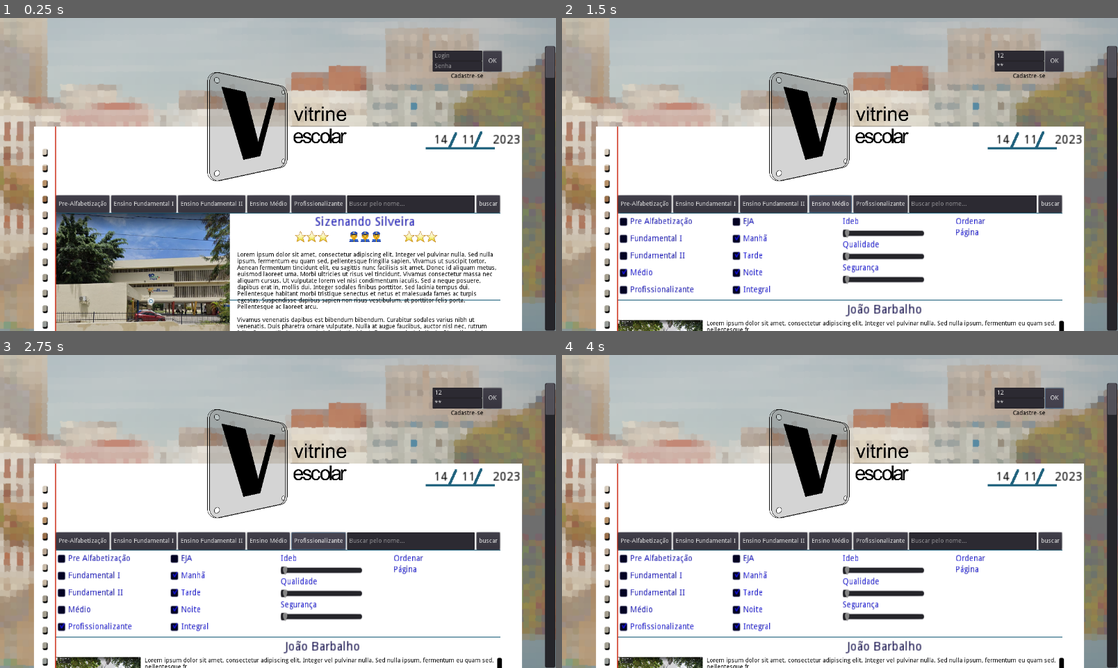
Above: before the commit, frames 1-4 (two rows, left to right).
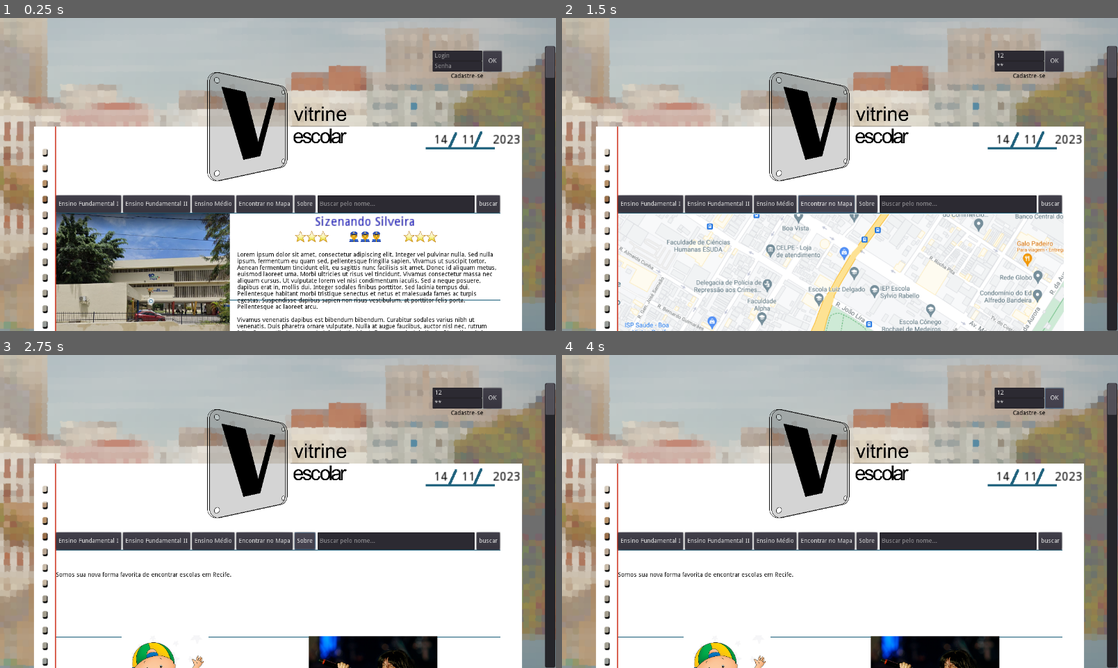
Above: after the commit, the same moments.

Repository: CaioGiovanni/MinhaEscola
Game: Godot game, scene res://Main.tscn
Same seed, same stepped clock (60 frames per second), same inputs: the game is played once before the commit and once after it.
Inputs (mouse positions are in pixels of both pictures, inside the frame that each line leads up to):
- Up to frame 1 (0.25 s): no input
- Up to frame 2 (1.5 s): click (1017, 55) at 0.52 s; type "12" at 0.6 s; click (1017, 64) at 0.75 s; type "12" at 0.83 s; click (828, 202) at 1.25 s, where only the run after the commit has a clickable "Encontrar no Mapa"
- Up to frame 3 (2.75 s): click (305, 539) at 2 s, where only the run after the commit has a clickable "Sobre"
- Up to frame 4 (4 s): click "OK" at 2.75 s; click "OK" at 3.5 s

The runs differ from the first frame. In frame 1, 0.7% of the frame differs, in the area x 10-73%, y 56-63%; in frame 2, 11%, in the area x 10-91%, y 56-100%; in frame 3, 7.2%; in frame 4, 7.0%.

Commit message:
Telas sobre e mapa

Diff:
--- a/Prototipo/Vitrine Escolar/Dados.gd
+++ b/Prototipo/Vitrine Escolar/Dados.gd
@@ -41,6 +41,8 @@
 	seccoes["Quarry"] = $Vitrine/Quarry
 	seccoes["School"] = $Vitrine/School
 	seccoes["Sing Up"] = $Vitrine/SingUp
+	seccoes["About"] = $Vitrine/About
+	seccoes["Map"] = $Vitrine/Map
 	print(seccoes["Home"])
 
 	## O histórico de navegação é atualizado
@@ -268,3 +270,13 @@
 func _on_Cadastro_pressed():
 	self.paginas.append("Sing Up")
 	pagina()
+
+
+func _on_Mapa_pressed():
+	self.paginas.append("Map")
+	pagina()
+
+
+func _on_Sobre_pressed():
+	self.paginas.append("About")
+	pagina()
--- a/Prototipo/Vitrine Escolar/Main.tscn
+++ b/Prototipo/Vitrine Escolar/Main.tscn
@@ -14,6 +14,12 @@
 [ext_resource path="res://Fotos/Ana Rosa/2.jpg" type="Texture" id=12]
 [ext_resource path="res://Fotos/Ana Rosa/6.jpg" type="Texture" id=13]
 [ext_resource path="res://Fotos/Ana Rosa/3.jpg" type="Texture" id=14]
+[ext_resource path="res://Mapa.png" type="Texture" id=15]
+[ext_resource path="res://Time/Caire.jpg" type="Texture" id=16]
+[ext_resource path="res://Time/Edvaldo.jpg" type="Texture" id=17]
+[ext_resource path="res://Time/Elvison.jpg" type="Texture" id=18]
+[ext_resource path="res://Time/Marcos.jpg" type="Texture" id=19]
+[ext_resource path="res://Time/Caio.jpg" type="Texture" id=20]
 
 [sub_resource type="Theme" id=1]
 
@@ -159,7 +165,7 @@
 }
 
 [node name="nome" type="LineEdit" parent="Vitrine/Busca"]
-margin_left = 670.0
+margin_left = 602.0
 margin_right = 964.0
 margin_bottom = 40.0
 placeholder_text = "Buscar pelo nome..."
@@ -184,33 +190,46 @@
 }
 
 [node name="alfa" type="Button" parent="Vitrine/Busca/HBoxContainer"]
+visible = false
 margin_right = 123.0
 margin_bottom = 40.0
 text = "Pre-Alfabetização"
 
 [node name="fun" type="Button" parent="Vitrine/Busca/HBoxContainer"]
-margin_left = 127.0
-margin_right = 277.0
+margin_right = 150.0
 margin_bottom = 40.0
 text = "Ensino Fundamental I"
 
 [node name="funn" type="Button" parent="Vitrine/Busca/HBoxContainer"]
-margin_left = 281.0
-margin_right = 436.0
+margin_left = 154.0
+margin_right = 309.0
 margin_bottom = 40.0
 text = "Ensino Fundamental II"
 
 [node name="medio" type="Button" parent="Vitrine/Busca/HBoxContainer"]
-margin_left = 440.0
-margin_right = 538.0
+margin_left = 313.0
+margin_right = 411.0
 margin_bottom = 40.0
 text = "Ensino Médio"
 
 [node name="prof" type="Button" parent="Vitrine/Busca/HBoxContainer"]
-margin_left = 542.0
-margin_right = 667.0
+visible = false
+margin_left = 415.0
+margin_right = 540.0
 margin_bottom = 40.0
 text = "Profissionalizante"
+
+[node name="Mapa" type="Button" parent="Vitrine/Busca/HBoxContainer"]
+margin_left = 415.0
+margin_right = 545.0
+margin_bottom = 40.0
+text = "Encontrar no Mapa"
+
+[node name="Sobre" type="Button" parent="Vitrine/Busca/HBoxContainer"]
+margin_left = 549.0
+margin_right = 597.0
+margin_bottom = 40.0
+text = "Sobre"
 
 [node name="Quarry" type="Control" parent="Vitrine"]
 visible = false
@@ -1072,6 +1091,7 @@
 }
 
 [node name="SingUp" type="Control" parent="Vitrine"]
+visible = false
 margin_left = 51.0
 margin_top = 202.0
 margin_right = 1077.0
@@ -1230,6 +1250,142 @@
 margin_right = 480.0
 margin_bottom = 545.0
 text = "Cadastrar"
+
+[node name="About" type="Control" parent="Vitrine"]
+margin_right = 40.0
+margin_bottom = 40.0
+__meta__ = {
+"_edit_use_anchors_": false
+}
+
+[node name="RichTextLabel" type="RichTextLabel" parent="Vitrine/About"]
+modulate = Color( 0, 0, 0, 1 )
+margin_left = 51.0
+margin_top = 249.0
+margin_right = 1075.0
+margin_bottom = 402.0
+text = "Somos sua nova forma favorita de encontrar escolas em Recife."
+__meta__ = {
+"_edit_use_anchors_": false
+}
+
+[node name="Caire" type="Sprite" parent="Vitrine/About"]
+position = Vector2( 781.252, 495.495 )
+scale = Vector2( 0.369654, 0.369654 )
+texture = ExtResource( 16 )
+
+[node name="Label" type="Label" parent="Vitrine/About"]
+modulate = Color( 0, 0, 0, 1 )
+margin_left = 713.37
+margin_top = 607.218
+margin_right = 844.37
+margin_bottom = 621.218
+text = "Cairé Carneiro Rocha"
+align = 1
+__meta__ = {
+"_edit_use_anchors_": false
+}
+
+[node name="Label2" type="Label" parent="Vitrine/About"]
+modulate = Color( 0, 0, 0, 1 )
+margin_left = 211.437
+margin_top = 607.218
+margin_right = 342.437
+margin_bottom = 621.218
+text = "Caio Giovani"
+align = 1
+__meta__ = {
+"_edit_use_anchors_": false
+}
+
+[node name="Label3" type="Label" parent="Vitrine/About"]
+modulate = Color( 0, 0, 0, 1 )
+margin_left = 713.37
+margin_top = 1019.25
+margin_right = 844.37
+margin_bottom = 1033.25
+text = "Marcos "
+align = 1
+__meta__ = {
+"_edit_use_anchors_": false
+}
+
+[node name="Label4" type="Label" parent="Vitrine/About"]
+modulate = Color( 0, 0, 0, 1 )
+margin_left = 211.437
+margin_top = 1019.25
+margin_right = 342.437
+margin_bottom = 1033.25
+text = "Edvaldo"
+align = 1
+__meta__ = {
+"_edit_use_anchors_": false
+}
+
+[node name="Label5" type="Label" parent="Vitrine/About"]
+modulate = Color( 0, 0, 0, 1 )
+margin_left = 211.437
+margin_top = 1423.79
+margin_right = 342.437
+margin_bottom = 1437.79
+text = "Elvison Victor"
+align = 1
+__meta__ = {
+"_edit_use_anchors_": false
+}
+
+[node name="Caio" type="Sprite" parent="Vitrine/About"]
+position = Vector2( 302.323, 494.672 )
+scale = Vector2( 0.222564, 0.222564 )
+texture = ExtResource( 20 )
+
+[node name="Edvaldo" type="Sprite" parent="Vitrine/About"]
+position = Vector2( 272.53, 900.641 )
+scale = Vector2( 0.589967, 0.589967 )
+texture = ExtResource( 17 )
+
+[node name="Elvison" type="Sprite" parent="Vitrine/About"]
+position = Vector2( 272.231, 1302.76 )
+scale = Vector2( 0.502996, 0.502996 )
+texture = ExtResource( 18 )
+
+[node name="Marcos" type="Sprite" parent="Vitrine/About"]
+position = Vector2( 792.382, 897.033 )
+scale = Vector2( 0.232343, 0.232343 )
+texture = ExtResource( 19 )
+
+[node name="Map" type="Control" parent="Vitrine"]
+visible = false
+margin_right = 40.0
+margin_bottom = 40.0
+__meta__ = {
+"_edit_use_anchors_": false
+}
+
+[node name="TextureRect" type="TextureRect" parent="Vitrine/Map"]
+margin_left = 51.0
+margin_top = 201.0
+margin_right = 1077.0
+margin_bottom = 1001.0
+texture = ExtResource( 15 )
+expand = true
+stretch_mode = 7
+__meta__ = {
+"_edit_use_anchors_": false
+}
+
+[node name="Escola2" type="Button" parent="Vitrine/Map"]
+modulate = Color( 0.0705882, 0.0627451, 0.843137, 1 )
+margin_left = 57.0
+margin_top = 200.0
+margin_right = 564.0
+margin_bottom = 598.0
+rect_scale = Vector2( 2, 2 )
+text = "ESCOLA"
+flat = true
+__meta__ = {
+"_edit_use_anchors_": false
+}
 
 [node name="Control" type="Control" parent="."]
 visible = false
@@ -1267,6 +1423,8 @@
 [connection signal="pressed" from="Vitrine/Busca/HBoxContainer/funn" to="." method="_on_funn_pressed"]
 [connection signal="pressed" from="Vitrine/Busca/HBoxContainer/medio" to="." method="_on_medio_pressed"]
 [connection signal="pressed" from="Vitrine/Busca/HBoxContainer/prof" to="." method="_on_prof_pressed"]
+[connection signal="pressed" from="Vitrine/Busca/HBoxContainer/Mapa" to="." method="_on_Mapa_pressed"]
+[connection signal="pressed" from="Vitrine/Busca/HBoxContainer/Sobre" to="." method="_on_Sobre_pressed"]
 [connection signal="pressed" from="Vitrine/Quarry/Entradas/Entrada/Escola" to="." method="_on_Escola1_pressed"]
 [connection signal="pressed" from="Vitrine/Quarry/Entradas/Entrada2/Escola" to="." method="_on_Escola2_pressed"]
 [connection signal="pressed" from="Vitrine/Quarry/Entradas/Entrada3/Escola" to="." method="_on_Escola3_pressed"]
@@ -1274,3 +1432,4 @@
 [connection signal="pressed" from="Vitrine/Quarry/Entradas/Entrada5/Escola" to="." method="_on_Escola5_pressed"]
 [connection signal="pressed" from="Vitrine/Quarry/Entradas/Entrada6/Escola" to="." method="_on_Escola6_pressed"]
 [connection signal="pressed" from="Vitrine/Home/Escola/Escola" to="." method="_on_Home_Escola_pressed"]
+[connection signal="pressed" from="Vitrine/Map/Escola2" to="." method="_on_Home_Escola_pressed"]
Not shown: 1 places in Prototipo/Vitrine Escolar/Main.tscn that only renumber resources
Binary file added: Prototipo/Vitrine Escolar/Mapa.png
Not shown, added: Prototipo/Vitrine Escolar/Mapa.png.import
Binary file added: Prototipo/Vitrine Escolar/Time/Caio.jpg
Not shown, added: Prototipo/Vitrine Escolar/Time/Caio.jpg.import
Binary file added: Prototipo/Vitrine Escolar/Time/Caire.jpg
Not shown, added: Prototipo/Vitrine Escolar/Time/Caire.jpg.import
Binary file added: Prototipo/Vitrine Escolar/Time/Edvaldo.jpg
Not shown, added: Prototipo/Vitrine Escolar/Time/Edvaldo.jpg.import
Binary file added: Prototipo/Vitrine Escolar/Time/Elvison.jpg
Not shown, added: Prototipo/Vitrine Escolar/Time/Elvison.jpg.import
Binary file added: Prototipo/Vitrine Escolar/Time/Marcos.jpg
(and 1 more such lines)
